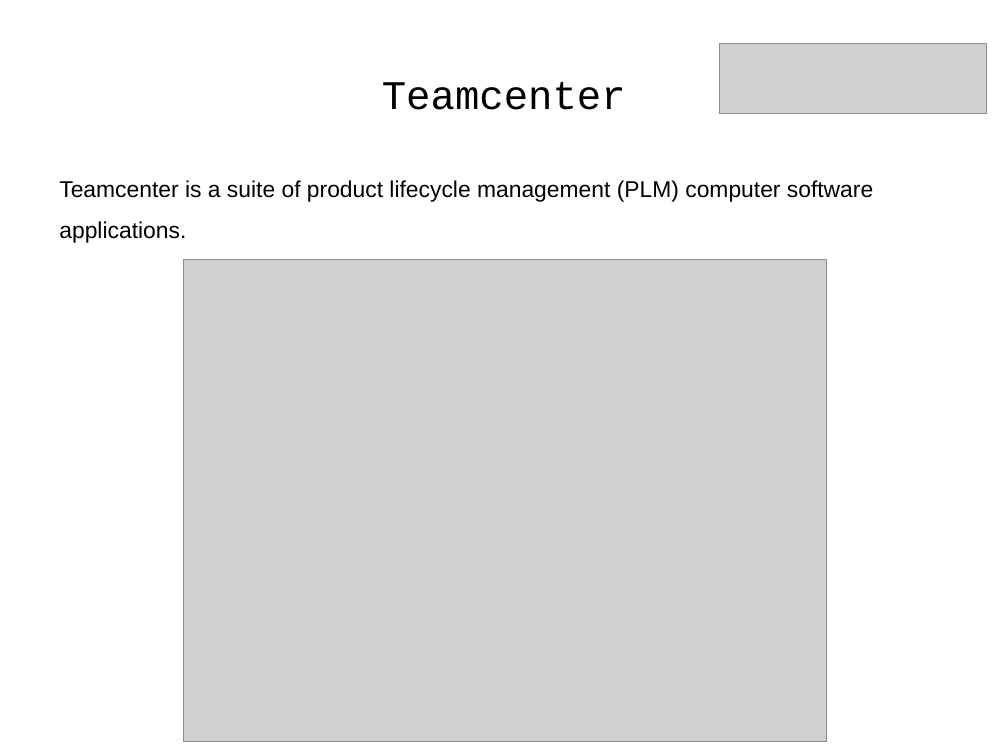
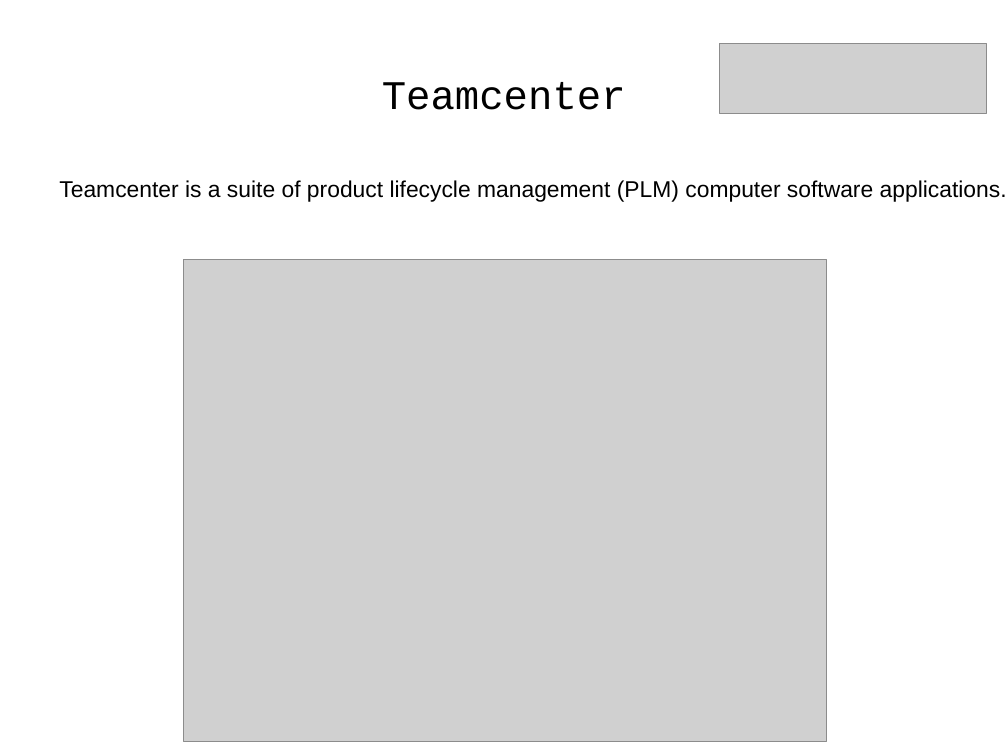
Before and after one commit to j-avdeev/EnterpriseSystemsDevelopment, a slide deck: slide 8 of Lec - Enterprise Software Example/Enterprise System Development - lec day - Enterprise Software Example.odp (slide 5 before the commit). Drawn at 1008x756 pixels with LibreOffice and Linux fonts; fonts in the diff are those of the drawing; grey boxes stand for pictures. Boxes give left, top, right and bottom in pixels: in the first picture for what was removed or moved away, otherwise in the second. Text is boxed around its words. In the diff, an @@ line names an element or a change of style, - is before the commit and + after.

```diff
--- a/Lec - Enterprise Software Example/Enterprise System Development - lec day - Enterprise Software Example.odp
+++ b/Lec - Enterprise Software Example/Enterprise System Development - lec day - Enterprise Software Example.odp
@@ text "Teamcenter is a suite of ..." rewrapped from box(59, 180, 873, 243) to box(59, 180, 1007, 202) @@
```
Also in this commit, not shown: 2 other slides changed, 3 slides added, 5 other files.
